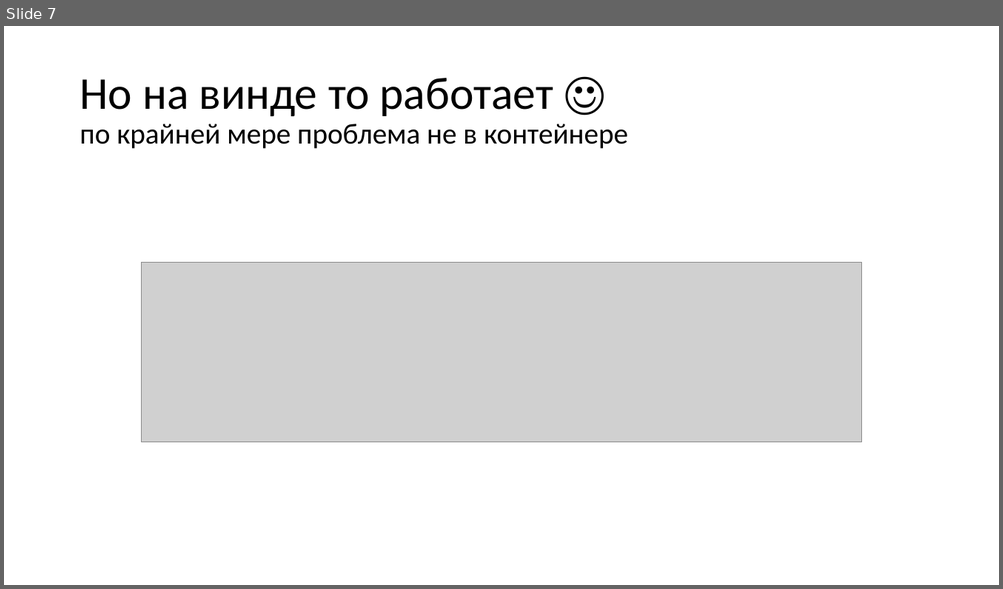
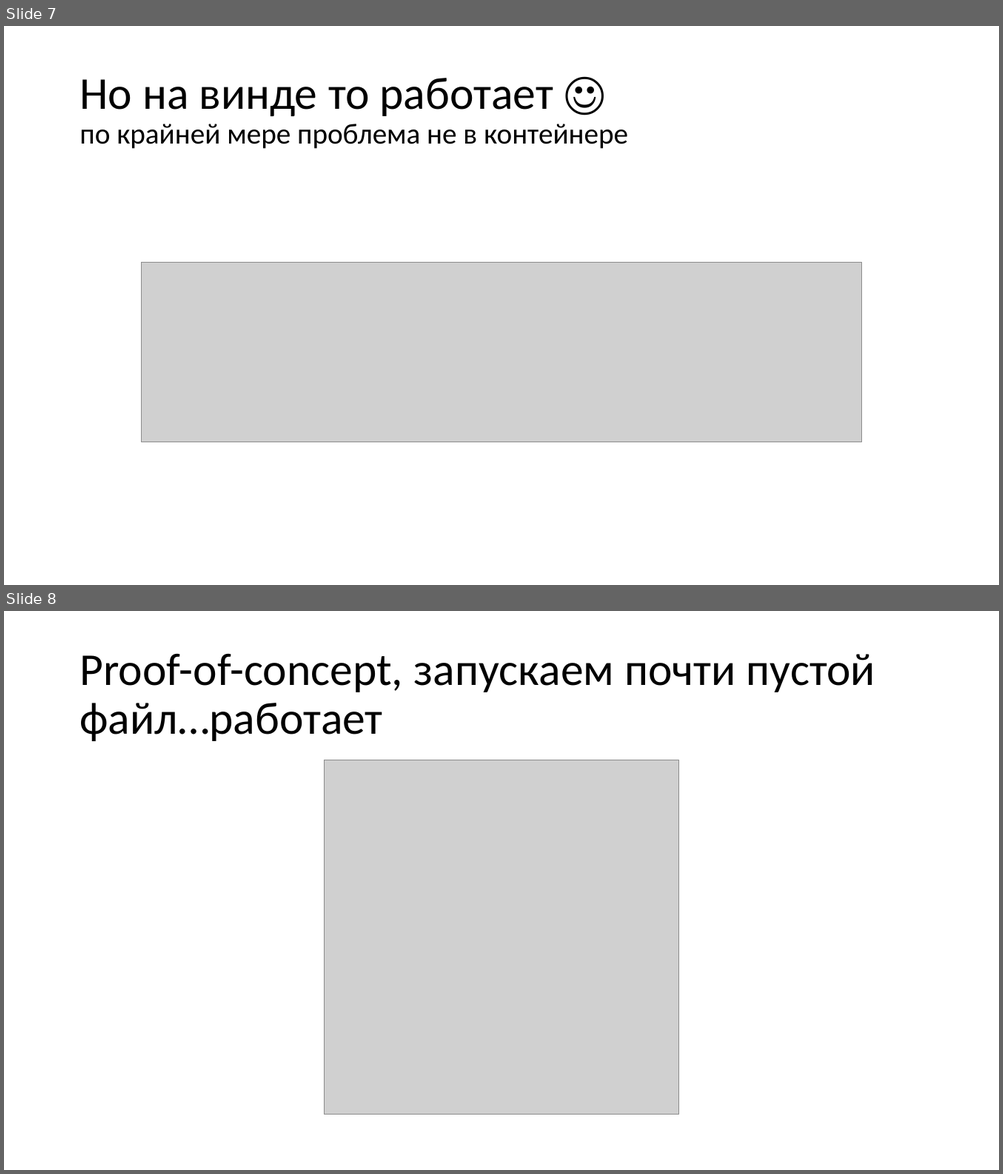
Before and after one commit to am1bestofluck/docker_propr_cont, a slide deck: Урок 4. Dockerfile и слои_Антон Мельник_3901.pptx. Shown one above the other, each under a label of ours: slide 7 before the commit, slides 7 and 8 after it. The pictures are 1003x589 and 1003x1174 pixels, drawn with LibreOffice and Linux fonts; fonts in the diff are those of the drawing; grey boxes stand for pictures. Boxes give left, top, right and bottom in pixels: in the first picture for what was removed or moved away, otherwise in the second. Text is boxed around its words. In the diff, an @@ line names an element or a change of style, - is before the commit and + after.

```diff
--- a/Урок 4. Dockerfile и слои_Антон Мельник_3901.pptx
+++ b/Урок 4. Dockerfile и слои_Антон Мельник_3901.pptx
@@ slide 8 added at (x1=4, y1=611, x2=999, y2=1170), background #FFFFFF @@
@@ title added at (x1=79, y1=653, x2=875, y2=741), 44 pt, text #000000 @@
+Proof-of-concept, запускаем почти пустой файл…работает
@@ picture added at (x1=324, y1=760, x2=679, y2=1116) @@
```
Also in this commit, not shown: 1 other file.
